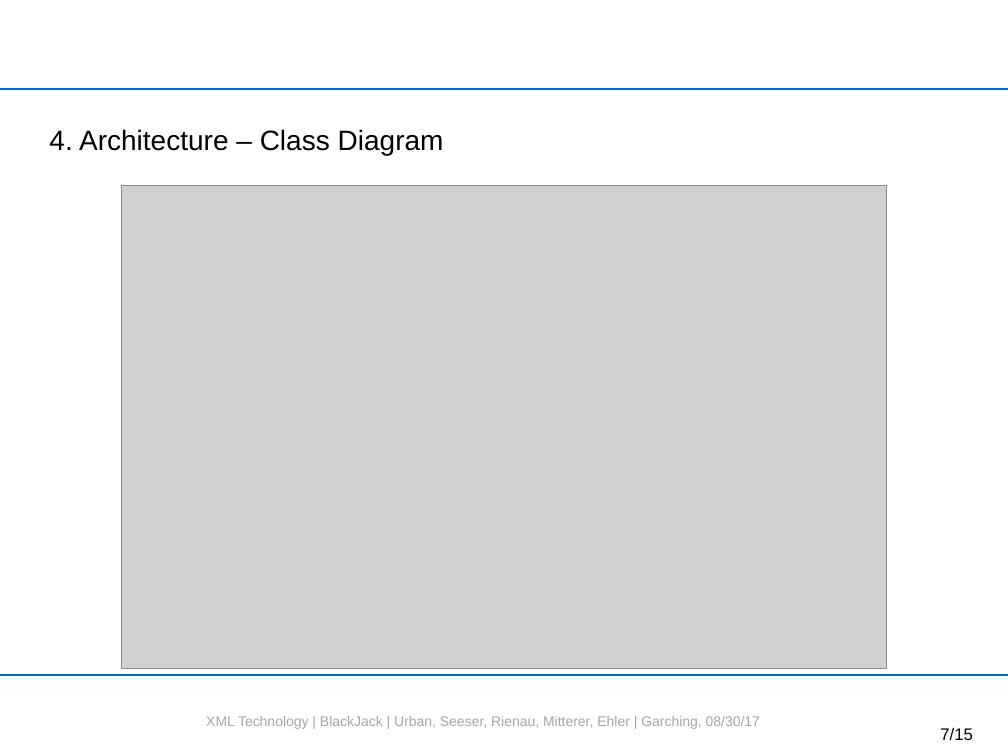
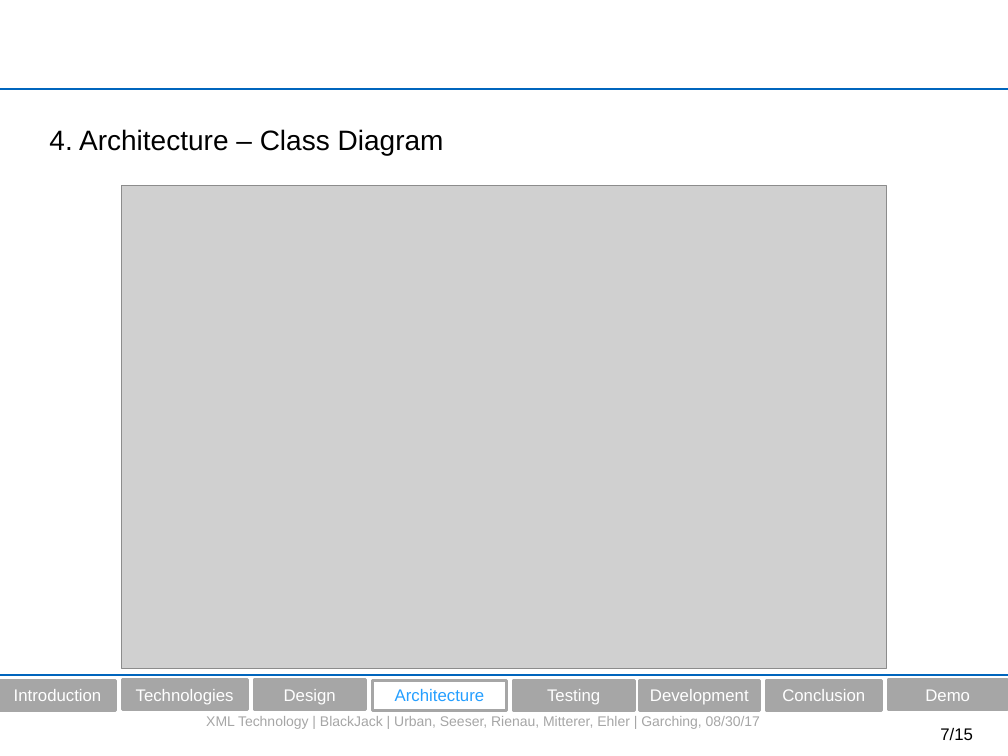
Before and after one commit to roberturban/xml-blackjack, a slide deck: slide 7 of presentation/Presentation-Ehler-Mitterer-Rienau-Seeser-Urban.pptx. Drawn at 1008x756 pixels with LibreOffice and Linux fonts; fonts in the diff are those of the drawing; grey boxes stand for pictures; background and template pictures are left out. Boxes give left, top, right and bottom in pixels: in the first picture for what was removed or moved away, otherwise in the second. Text is boxed around its words. In the diff, an @@ line names an element or a change of style, - is before the commit and + after.

```diff
--- a/presentation/Presentation-Ehler-Mitterer-Rienau-Seeser-Urban.pptx
+++ b/presentation/Presentation-Ehler-Mitterer-Rienau-Seeser-Urban.pptx
@@ rectangle added at bbox=[0, 680, 115, 711], fill #A6A6A6, outline #A6A6A6 2 pt, 12 pt, text #FFFFFF @@
+Introduction
@@ rectangle added at bbox=[122, 679, 247, 710], fill #A6A6A6, outline #A6A6A6 2 pt, 12 pt, text #FFFFFF @@
+Technologies
@@ rectangle added at bbox=[254, 679, 365, 710], fill #A6A6A6, outline #A6A6A6 2 pt, 12 pt, text #FFFFFF @@
+Design
@@ rectangle added at bbox=[373, 680, 507, 711], fill #FFFFFF, outline #A6A6A6 2 pt, 12 pt, text #259FFF @@
+Architecture
@@ rectangle added at bbox=[513, 680, 634, 711], fill #A6A6A6, outline #A6A6A6 2 pt, 12 pt, text #FFFFFF @@
+Testing
@@ rectangle added at bbox=[639, 680, 759, 711], fill #A6A6A6, outline #A6A6A6 2 pt, 12 pt, text #FFFFFF @@
+Development
@@ rectangle added at bbox=[766, 680, 882, 711], fill #A6A6A6, outline #A6A6A6 2 pt, 12 pt, text #FFFFFF @@
+Conclusion
@@ rectangle added at bbox=[888, 679, 1007, 710], fill #A6A6A6, outline #A6A6A6 2 pt, 12 pt, text #FFFFFF @@
+Demo
```
Also in this commit, not shown: 10 other slides changed.
